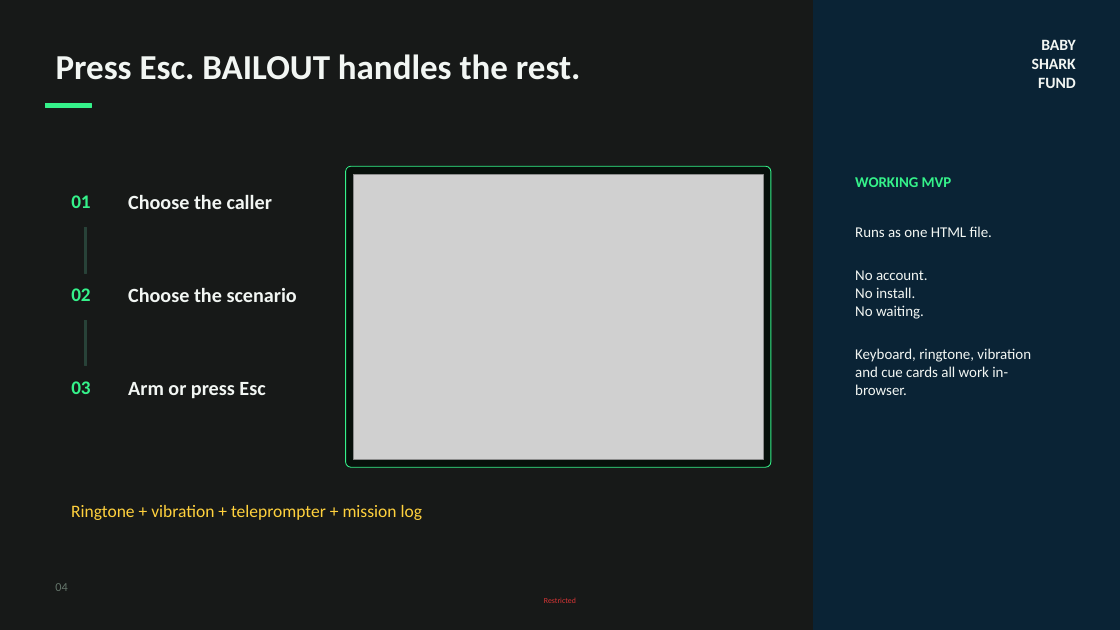
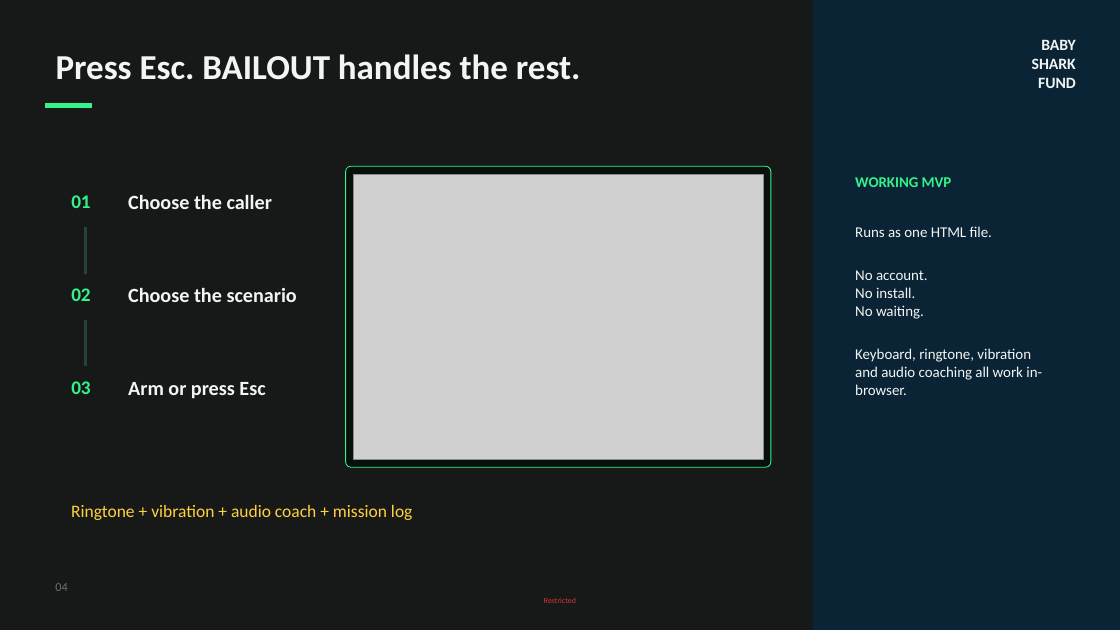
Before and after one commit to dreadcourage/BAILOUT, a slide deck: slide 4 of output/BAILOUT_Pitch_Deck.pptx. Drawn at 1120x630 pixels with LibreOffice and Linux fonts; fonts in the diff are those of the drawing; grey boxes stand for pictures. Boxes give left, top, right and bottom in pixels: in the first picture for what was removed or moved away, otherwise in the second. Text is boxed around its words. In the diff, an @@ line names an element or a change of style, - is before the commit and + after.

Commit message:
Add hands-free audio coaching

```diff
--- a/output/BAILOUT_Pitch_Deck.pptx
+++ b/output/BAILOUT_Pitch_Deck.pptx
@@ text at [855, 348, 1042, 395]: text changed @@
-Keyboard, ringtone, vibration and cue cards all work in-browser.
+Keyboard, ringtone, vibration and audio coaching all work in-browser.
@@ text at [71, 505, 412, 520]: text changed @@
-Ringtone + vibration + teleprompter + mission log
+Ringtone + vibration + audio coach + mission log
```
Also in this commit, not shown: 1 other slide changed, 6 other files.
